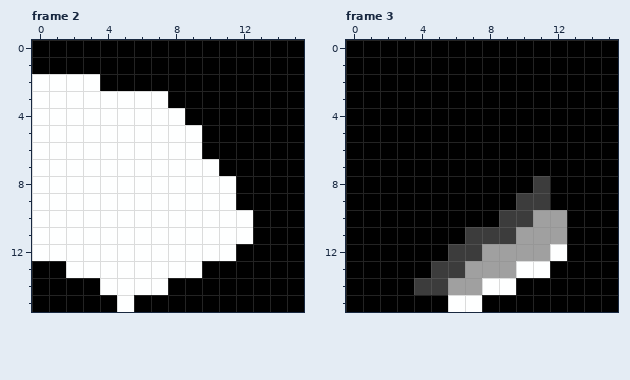
Two states of a pixel-art file, art/sprite_tiles/broadsword_north_3.aseprite. This is how it looked before the edit.
16x16 pixels, 4 frames. Shown: frame 2, frame 3. The commit also changed other frames, which this record leaves out.
Now the later version:
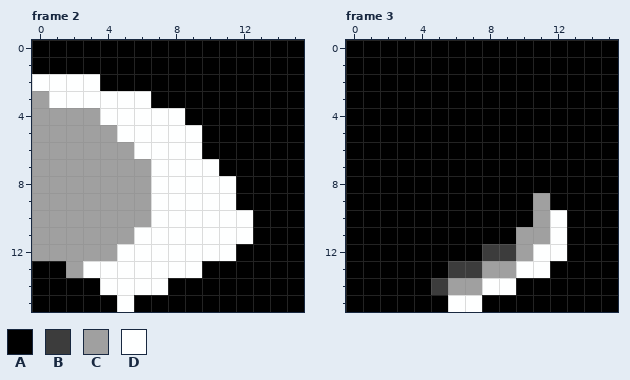
Palette (. is transparent): A #000000  B #3c3c3c  C #a0a0a0  D #feffff
Edits made:
--- frame 2
@@ x 0..9 @@
  2 DDDDAAAAAA
- 3 DDDDDDDDAA
- 4 DDDDDDDDDA
- 5 DDDDDDDDDD
- 6 DDDDDDDDDD
- 7 DDDDDDDDDD
- 8 DDDDDDDDDD
- 9 DDDDDDDDDD
-10 DDDDDDDDDD
-11 DDDDDDDDDD
-12 DDDDDDDDDD
-13 AADDDDDDDD
+ 3 CDDDDDDAAA
+ 4 CCCCDDDDDA
+ 5 CCCCCDDDDD
+ 6 CCCCCCDDDD
+ 7 CCCCCCCDDD
+ 8 CCCCCCCDDD
+ 9 CCCCCCCDDD
+10 CCCCCCCDDD
+11 CCCCCCDDDD
+12 CCCCCDDDDD
+13 AACDDDDDDD
 14 AAAADDDDAA
--- frame 3
@@ x 0..15 @@
  7 AAAAAAAAAAAAAAAA
- 8 AAAAAAAAAAABAAAA
- 9 AAAAAAAAAABBAAAA
-10 AAAAAAAAABBCCAAA
-11 AAAAAAABBBCCCAAA
-12 AAAAAABBCCCCDAAA
-13 AAAAABBCCCDDAAAA
-14 AAAABBCCDDAAAAAA
+ 8 AAAAAAAAAAAAAAAA
+ 9 AAAAAAAAAAACAAAA
+10 AAAAAAAAAAACDAAA
+11 AAAAAAAAAACCDAAA
+12 AAAAAAAABBCDDAAA
+13 AAAAAABBCCDDAAAA
+14 AAAAABCCDDAAAAAA
 15 AAAAAADDAAAAAAAA
Where, in picture pixels (left, top, right, bottom), the same in both pictures:
changed: (32, 91, 168, 278)
changed: (414, 176, 567, 295)
